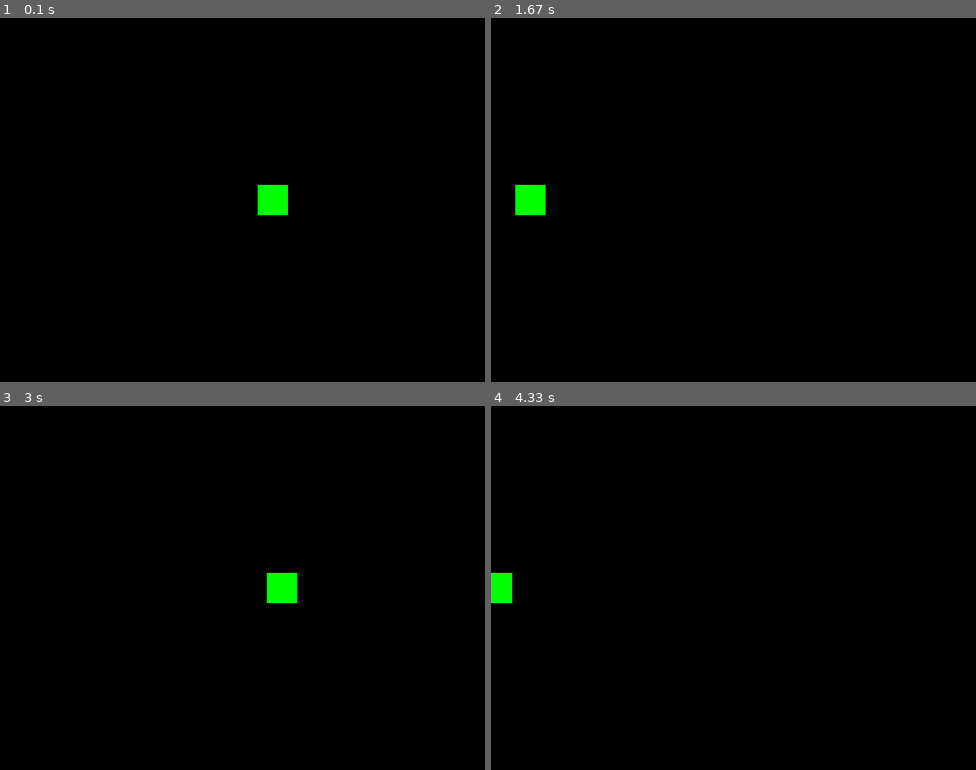
Above: before the commit, frames 1-4 (two rows, left to right).
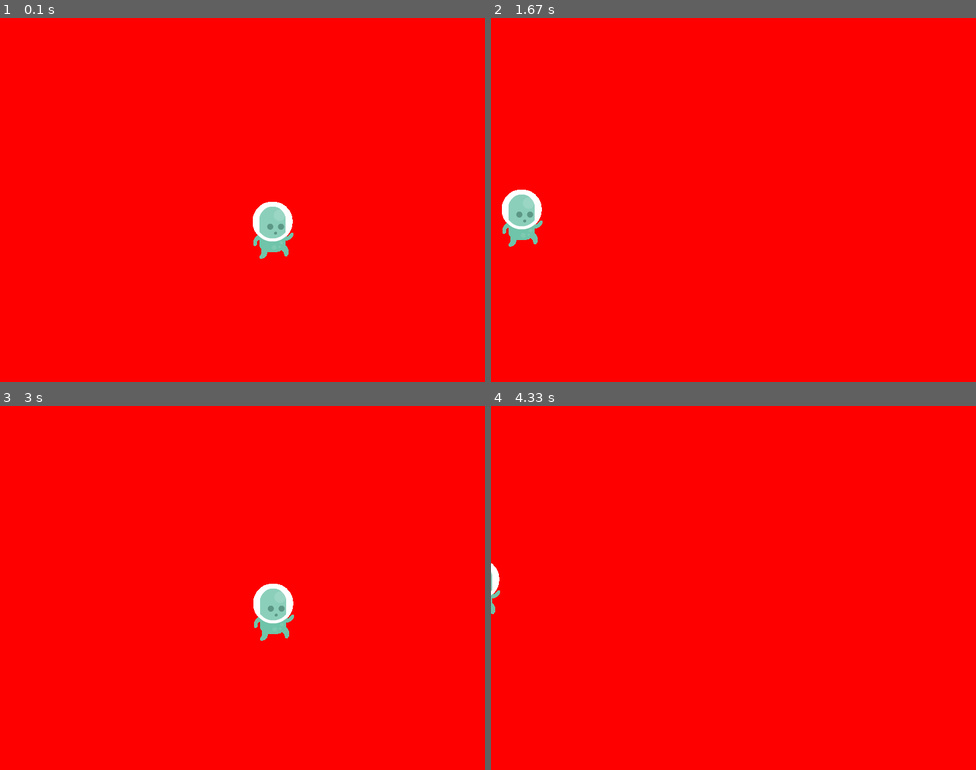
Above: after the commit, the same moments.

Repository: Sgryt87/pygame
Game: pygame game, started from template.py
Two runs of this game, one before a commit and one after it. Both use one fixed random seed, a clock stepped at 60 frames per second and the inputs below.
Inputs:
- Up to frame 1 (0.1 s): no input
- Up to frame 2 (1.67 s): no input
- Up to frame 3 (3 s): no input
- Up to frame 4 (4.33 s): no input

The runs differ from the first frame. In frame 1, 100% of the frame differs, in the area x 0-100%, y 0-100%; in frame 2, 100%; in frame 3, 100%; in frame 4, 100%.

Commit message:
player&mobs added

Diff:
--- /dev/null
+++ b/space_shooter.py
@@ -0,0 +1,109 @@
+# Pygame template
+
+import pygame
+import random
+import os
+
+##Conts
+
+# screen
+WIDTH = 480
+HEIGHT = 600
+FPS = 60
+# colors
+WHITE = (255, 255, 255)
+BLACK = (0, 0, 0)
+RED = (255, 0, 0)
+GREEN = (0, 255, 0)
+BLUE = (0, 0, 255)
+
+# game init - ready
+pygame.init()
+
+# sound init
+pygame.mixer.init()
+
+# window
+screen = pygame.display.set_mode((WIDTH, HEIGHT))
+pygame.display.set_caption('The Game')
+clock = pygame.time.Clock()
+
+# set up assets folders
+game_folder = os.path.dirname(__file__)
+img_folder = os.path.join(game_folder, 'img')
+
+
+class Player(pygame.sprite.Sprite):
+    def __init__(self):
+        pygame.sprite.Sprite.__init__(self)
+        self.image = pygame.Surface((50, 45))
+        self.image.fill(GREEN)
+        self.rect = self.image.get_rect()
+        self.rect.centerx = WIDTH / 2
+        self.rect.bottom = HEIGHT - 10
+        self.speedx = 0
+
+    def update(self):
+        self.speedx = 0
+        keystate = pygame.key.get_pressed()
+
+        if keystate[pygame.K_LEFT]:
+            self.rect.x += -4
+        if keystate[pygame.K_RIGHT]:
+            self.rect.x += 4
+        if self.rect.right > WIDTH:
+            self.rect.right = WIDTH
+        if self.rect.left < 0:
+            self.rect.left = 0
+
+
+class Mob(pygame.sprite.Sprite):
+    def __init__(self):
+        pygame.sprite.Sprite.__init__(self)
+        self.image = pygame.Surface((30, 40))
+        self.image.fill(RED)
+        self.rect = self.image.get_rect()
+        self.rect.x = random.randrange(0, WIDTH - self.rect.width)
+        self.rect.y = random.randrange(-100, -40)
+        self.speedy = random.randrange(1, 8)
+        self.speedx = random.randrange(-3, 3)
+
+    def update(self):
+        self.rect.x += self.speedx
+        self.rect.y += self.speedy
+        if self.rect.top > HEIGHT + 10 or self.rect.left < -20 or self.rect.right > WIDTH + 20:
+            self.rect.x = random.randrange(0, WIDTH - self.rect.width)
+            self.rect.y = random.randrange(-100, -40)
+            self.speedy = random.randrange(1, 8)
+
+
+# all sprites
+all_sprites = pygame.sprite.Group()
+player = Player()
+mobs = pygame.sprite.Group()
+all_sprites.add(player)
+for i in range(8):
+    m = Mob()
+    all_sprites.add(m)
+    mobs.add(m)
+
+# Game Loop
+running = True
+
+while running:
+    # keep loop running at the right speed
+    # clock.tick(FPS)
+    # process input (events)
+    for event in pygame.event.get():
+        # check window close
+        if event.type == pygame.QUIT:
+            running = False
+    # update
+    all_sprites.update()
+    # draw/render
+    # after  drawing everything, flip the display (when back end rendering is done, return a final view
+    screen.fill(BLACK)
+    all_sprites.draw(screen)
+    pygame.display.flip()
+
+pygame, quit()
--- a/app.py
+++ b/template.py
@@ -2,8 +2,10 @@
 
 import pygame
 import random
+import os
 
 ##Conts
+
 # screen
 WIDTH = 800
 HEIGHT = 600
@@ -14,21 +16,37 @@
 RED = (255, 0, 0)
 GREEN = (0, 255, 0)
 BLUE = (0, 0, 255)
+# set up assets folders
+game_folder = os.path.dirname(__file__)
+img_folder = os.path.join(game_folder, 'img')
+
+print(img_folder)
 
 
 class Player(pygame.sprite.Sprite):
     # sprite for the Player
     def __init__(self):
         pygame.sprite.Sprite.__init__(self)
-        self.image = pygame.Surface((50, 50))
-        self.image.fill(GREEN)
+        # render img from folder & convert for the
+        self.image = pygame.image.load(os.path.join(img_folder, 'p1_jump.png')).convert()
+        # disable img back background
+        self.image.set_colorkey(BLACK)
         self.rect = self.image.get_rect()
         self.rect.center = (WIDTH / 2, HEIGHT / 2)
+        self.y_speed = 5
 
     def update(self):
         self.rect.x += 5
+        self.rect.y += self.y_speed
+
         if self.rect.left > WIDTH:
             self.rect.right = 0
+
+        if self.rect.bottom > HEIGHT - 200:
+            self.y_speed = -5
+
+        if self.rect.top < 200:
+            self.y_speed = 5
 
 
 # game init - ready
@@ -62,7 +80,7 @@
     all_sprites.update()
     # draw/render
     # after  drawing everything, flip the display (when back end rendering is done, return a final view
-    screen.fill(BLACK)
+    screen.fill(RED)
     all_sprites.draw(screen)
     pygame.display.flip()
 
Binary file added: img/p1_jump.png
